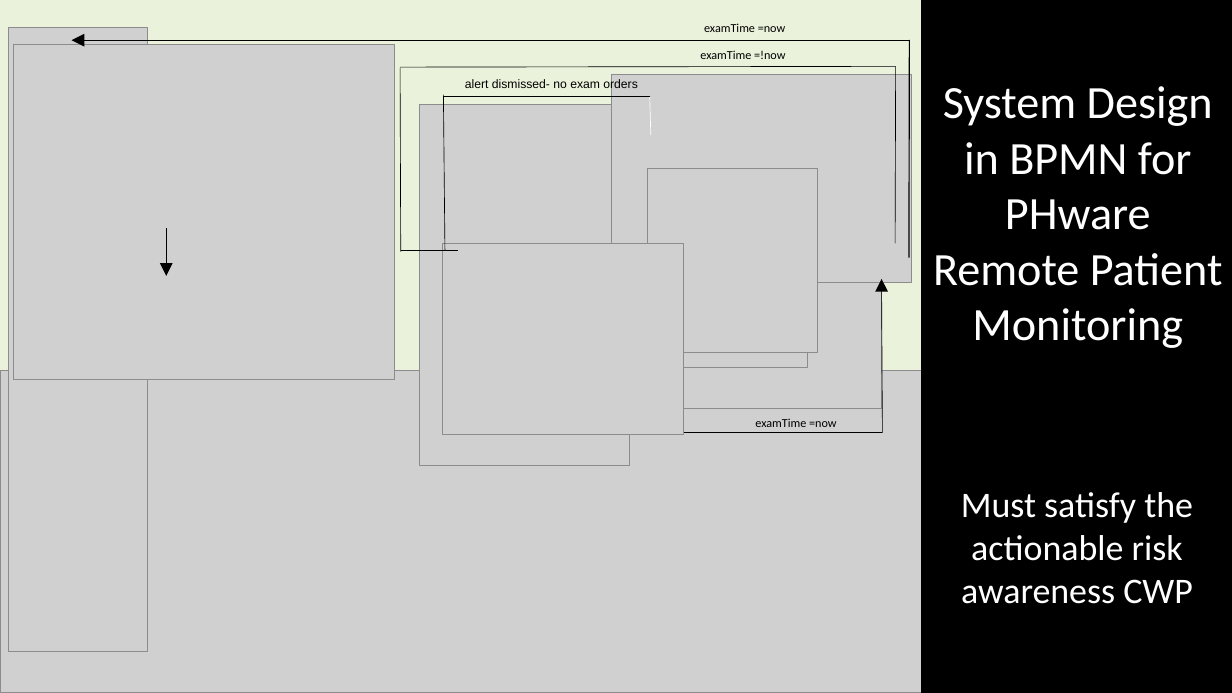
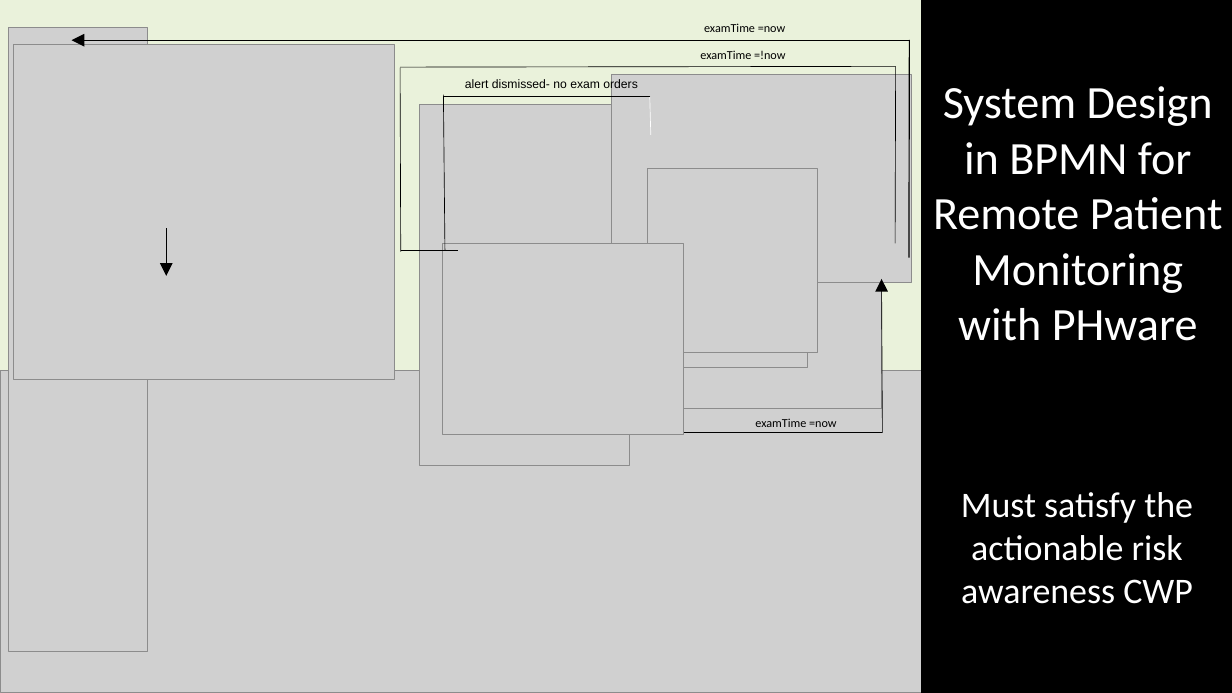
Before and after one commit to ericmercer/SPIN-bpmn-cwp-verification-paper, a slide deck: slide 14 of presentation/syscon-2022.pptx. Drawn at 1232x693 pixels with LibreOffice and Linux fonts; fonts in the diff are those of the drawing; grey boxes stand for pictures. Boxes give left, top, right and bottom in pixels: in the first picture for what was removed or moved away, otherwise in the second. Text is boxed around its words. In the diff, an @@ line names an element or a change of style, - is before the commit and + after.

Commit message:
Add script upto BPMN

```diff
--- a/presentation/syscon-2022.pptx
+++ b/presentation/syscon-2022.pptx
@@ text at box(933, 86, 1223, 341): text changed @@
-System Design in BPMN for PHware Remote Patient Monitoring
+System Design in BPMN for Remote Patient Monitoring with PHware
```
Also in this commit, not shown: 9 other slides changed.
